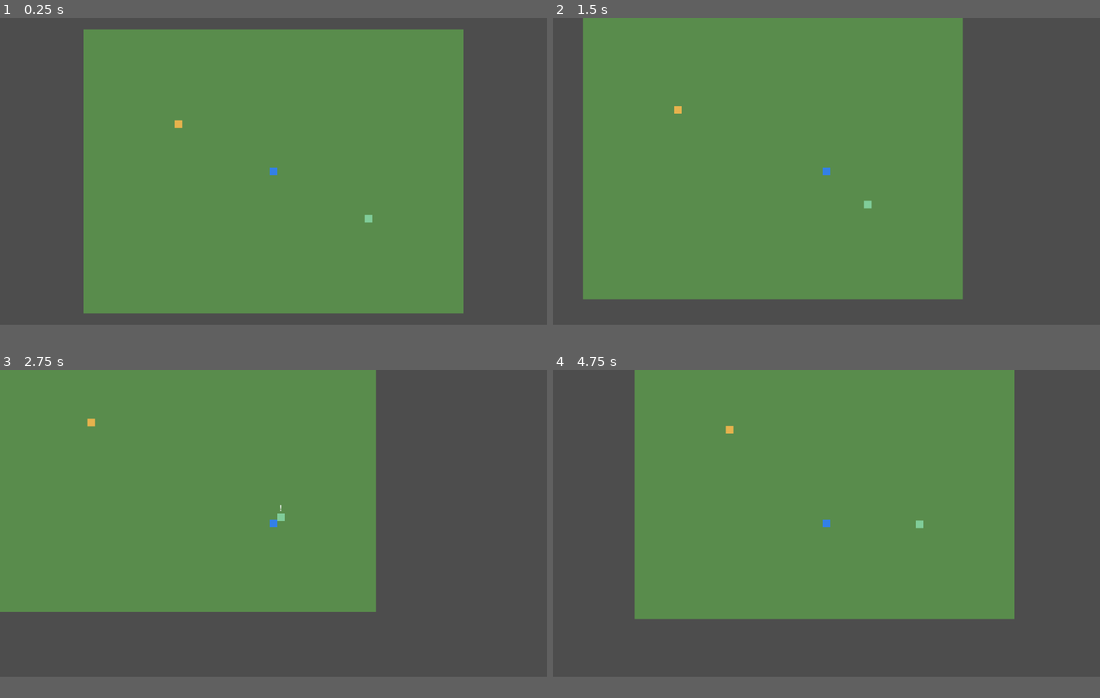
Above: before the commit, frames 1-4 (two rows, left to right).
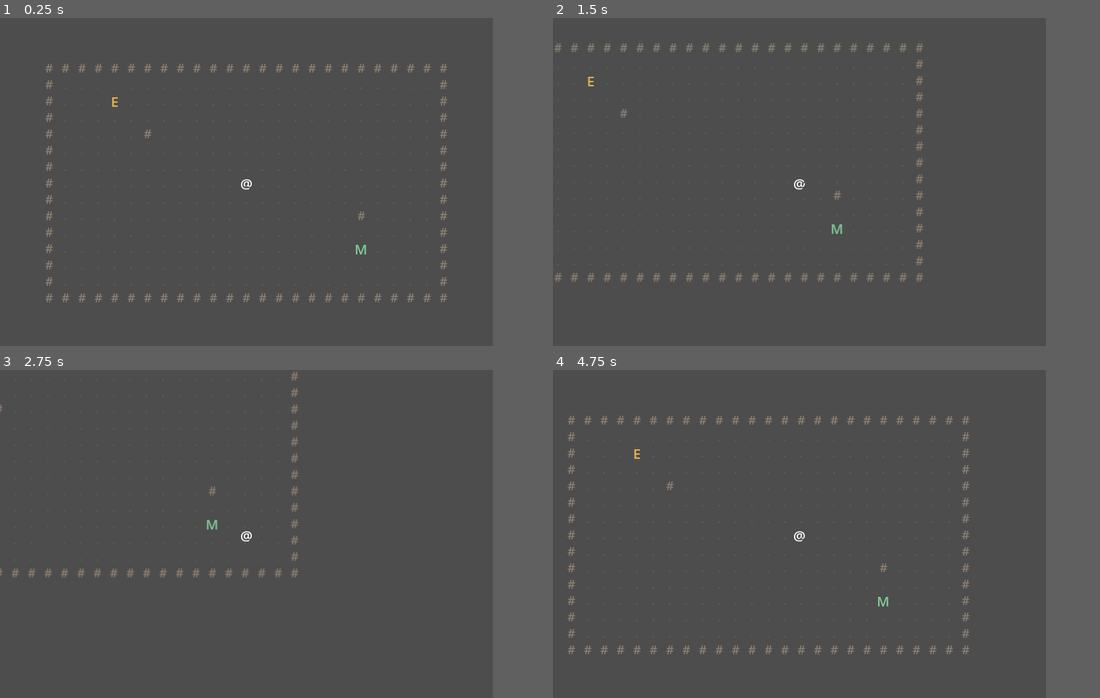
Above: after the commit, the same moments.

Repository: jchans/agent-blank
Game: Godot game, scene res://scenes/Main.tscn
Same seed, same stepped clock (60 frames per second), same inputs: the game is played once before the commit and once after it.
Inputs:
- Up to frame 1 (0.25 s): no input
- Up to frame 2 (1.5 s): tap Enter at 0.5, 0.6 s; hold D 0.53-1.28 s; tap Space at 0.77 s; hold S from 1.28 s (still down); tap E at 1.35 s
- Up to frame 3 (2.75 s): tap Space at 1.52 s; release S at 2.03 s; hold D from 2.03 s (still down); tap Enter at 2.1 s
- Up to frame 4 (4.75 s): release D at 2.78 s; hold W 2.78-3.53 s; tap E at 2.85, 4.35 s; tap Space at 3.02, 3.77, 4.52 s; tap Enter at 3.5, 3.6 s; hold A from 3.53 s (still down)
The window is 799x449 before the commit and 720x480 after it. Grey fills any space a smaller window leaves; there, only what the larger window draws over its background counts as a difference.

The runs differ from the first frame. In frame 1, 60% of the frame differs, in the area x 8-85%, y 3-90%; in frame 2, 60%; in frame 3, 51%; in frame 4, 54%.

Commit message:
Switch visuals to ASCII text style; set windowed display mode
Per user spec: no art assets, characters and map tiles render as single
glyphs in fixed-size Label cells (avoids needing a monospace font — the
cell size does the alignment work, not the font). Player is "@", NPCs
get a per-JSON "glyph" field, map is plain-text data/maps/village.txt
with a TILE_COLORS palette in main.gd. project.godot now pins windowed
mode (mode=0) at 720x480 for the Windows target; producing an actual
.exe still needs export templates, tracked in PROGRESS.md Next up.

Verified with headless Godot 4.7.2 import + 2-frame run (exit 0).

Co-Authored-By: Claude Sonnet 5 <noreply@anthropic.com>
Claude-Session: https://claude.ai/code/session_01HmiigptxmSDHEc1tqMT62E

Diff:
--- a/data/npcs/elder.json
+++ b/data/npcs/elder.json
@@ -1,7 +1,8 @@
 {
   "id": "elder",
   "name": "Elder",
-  "position": [200, 200],
+  "glyph": "E",
+  "position": [108, 60],
   "color": [0.9, 0.7, 0.3, 1],
   "dialogue": "res://dialogues/elder.json"
 }
--- a/data/npcs/merchant.json
+++ b/data/npcs/merchant.json
@@ -1,7 +1,8 @@
 {
   "id": "merchant",
   "name": "Merchant",
-  "position": [600, 400],
+  "glyph": "M",
+  "position": [468, 276],
   "color": [0.5, 0.8, 0.6, 1],
   "dialogue": "res://dialogues/merchant.json"
 }
--- a/project.godot
+++ b/project.godot
@@ -10,6 +10,13 @@
 
 DialogueManager="*res://scripts/dialogue_manager.gd"
 
+[display]
+
+window/size/viewport_width=720
+window/size/viewport_height=480
+window/size/mode=0
+window/size/resizable=true
+
 [rendering]
 
 renderer/rendering_method="gl_compatibility"
--- a/scenes/Main.tscn
+++ b/scenes/Main.tscn
@@ -7,12 +7,8 @@
 [node name="Main" type="Node2D"]
 script = ExtResource("1")
 
-[node name="Ground" type="Polygon2D" parent="."]
-polygon = PackedVector2Array(0, 0, 800, 0, 800, 600, 0, 600)
-color = Color(0.35, 0.55, 0.3, 1)
-
 [node name="Player" parent="." instance=ExtResource("2")]
-position = Vector2(400, 300)
+position = Vector2(300, 180)
 
 [node name="CanvasLayer" type="CanvasLayer" parent="."]
 
--- a/scenes/NPC.tscn
+++ b/scenes/NPC.tscn
@@ -14,12 +14,15 @@
 [node name="CollisionShape2D" type="CollisionShape2D" parent="."]
 shape = SubResource("RectangleShape2D_1")
 
-[node name="Visual" type="ColorRect" parent="."]
-offset_left = -8.0
-offset_top = -8.0
-offset_right = 8.0
-offset_bottom = 8.0
-color = Color(0.9, 0.6, 0.2, 1)
+[node name="Visual" type="Label" parent="."]
+offset_left = -12.0
+offset_top = -12.0
+offset_right = 12.0
+offset_bottom = 12.0
+theme_override_font_sizes/font_size = 20
+horizontal_alignment = 1
+vertical_alignment = 1
+text = "N"
 
 [node name="InteractionPrompt" type="Label" parent="."]
 offset_left = -10.0
--- a/scenes/Player.tscn
+++ b/scenes/Player.tscn
@@ -11,12 +11,16 @@
 [node name="CollisionShape2D" type="CollisionShape2D" parent="."]
 shape = SubResource("RectangleShape2D_1")
 
-[node name="Visual" type="ColorRect" parent="."]
-offset_left = -8.0
-offset_top = -8.0
-offset_right = 8.0
-offset_bottom = 8.0
-color = Color(0.2, 0.5, 0.9, 1)
+[node name="Visual" type="Label" parent="."]
+offset_left = -12.0
+offset_top = -12.0
+offset_right = 12.0
+offset_bottom = 12.0
+theme_override_font_sizes/font_size = 20
+theme_override_colors/font_color = Color(1, 1, 1, 1)
+horizontal_alignment = 1
+vertical_alignment = 1
+text = "@"
 
 [node name="Camera2D" type="Camera2D" parent="."]
 current = true
--- a/scripts/main.gd
+++ b/scripts/main.gd
@@ -4,13 +4,61 @@
 ## game requires no scene editing: drop a new JSON file in data/npcs/ (see
 ## data/npcs/elder.json for the shape) and a matching dialogue graph under
 ## dialogues/.
+##
+## The map is plain-text ASCII (data/maps/*.txt) rendered as one Label per
+## character — no tileset/sprite asset needed, and no monospace font
+## dependency either, since each glyph gets its own fixed-size centered cell.
 
 const NPC_SCENE := preload("res://scenes/NPC.tscn")
 const NPC_DATA_DIR := "res://data/npcs/"
 
+const MAP_PATH := "res://data/maps/village.txt"
+const TILE_SIZE := 24.0
+const TILE_FONT_SIZE := 18
+const TILE_COLORS := {
+	"#": Color(0.55, 0.5, 0.45),
+	".": Color(0.28, 0.42, 0.24),
+}
+const TILE_COLOR_DEFAULT := Color(0.6, 0.6, 0.6)
+
 
 func _ready() -> void:
+	_render_map()
 	_spawn_npcs()
+
+
+## World-space center of tile (col, row), for positioning player/NPCs.
+static func tile_center(col: int, row: int) -> Vector2:
+	return Vector2((col + 0.5) * TILE_SIZE, (row + 0.5) * TILE_SIZE)
+
+
+func _render_map() -> void:
+	var file := FileAccess.open(MAP_PATH, FileAccess.READ)
+	if file == null:
+		push_warning("Main: could not open map file: %s" % MAP_PATH)
+		return
+	var row := 0
+	while not file.eof_reached():
+		var line := file.get_line()
+		if line == "":
+			row += 1
+			continue
+		for col in range(line.length()):
+			_spawn_tile(line[col], col, row)
+		row += 1
+	file.close()
+
+
+func _spawn_tile(glyph: String, col: int, row: int) -> void:
+	var label := Label.new()
+	label.text = glyph
+	label.add_theme_color_override("font_color", TILE_COLORS.get(glyph, TILE_COLOR_DEFAULT))
+	label.add_theme_font_size_override("font_size", TILE_FONT_SIZE)
+	label.horizontal_alignment = HORIZONTAL_ALIGNMENT_CENTER
+	label.vertical_alignment = VERTICAL_ALIGNMENT_CENTER
+	label.position = Vector2(col * TILE_SIZE, row * TILE_SIZE)
+	label.size = Vector2(TILE_SIZE, TILE_SIZE)
+	add_child(label)
 
 
 func _spawn_npcs() -> void:
@@ -45,5 +93,6 @@
 	npc.portrait_color = Color(col[0], col[1], col[2], col[3] if col.size() > 3 else 1.0)
 	npc.npc_name = parsed.get("name", "NPC")
 	npc.dialogue_path = parsed.get("dialogue", "")
+	npc.glyph = parsed.get("glyph", "N")
 	npc.name = String(parsed.get("id", "NPC"))
 	add_child(npc)
--- a/scripts/npc.gd
+++ b/scripts/npc.gd
@@ -7,15 +7,17 @@
 @export_file("*.json") var dialogue_path: String = ""
 @export var npc_name: String = "NPC"
 @export var portrait_color: Color = Color(0.9, 0.6, 0.2)
+@export var glyph: String = "N"
 
-@onready var visual: ColorRect = $Visual
+@onready var visual: Label = $Visual
 @onready var prompt: Label = $InteractionPrompt
 
 var _player_in_range: bool = false
 
 
 func _ready() -> void:
-	visual.color = portrait_color
+	visual.text = glyph
+	visual.add_theme_color_override("font_color", portrait_color)
 	prompt.hide()
 
 
Not shown, added: data/maps/village.txt
Not shown, changed: PROGRESS.md
